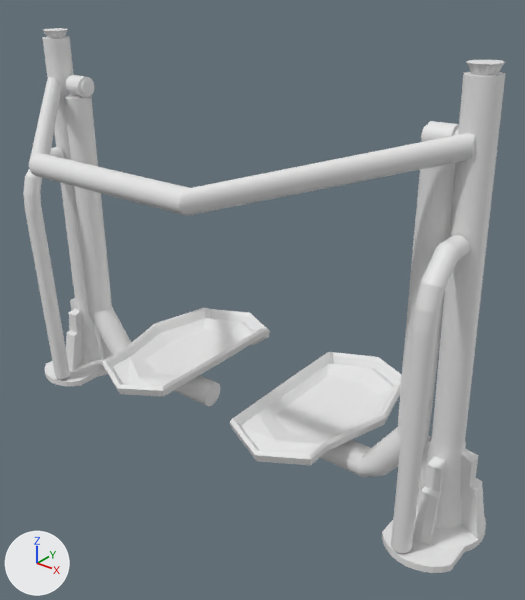
The Blender file Assets/Props/simulador de caminhada.blend as it was, and as the next commit left it.
Rendered twice from a 50 mm camera at (2.55, -0.11, 0.17) aimed at (0.49, 2.46, -1.42). Lighting does not change. The marker at lower left points along +X, +Y and +Z. The picture after the commit comes second. Objects named as collision shapes, trigger or cutter boxes, shadow casters or lower levels of detail are left out.

The first picture shows 'Caminhada_LOD0'.
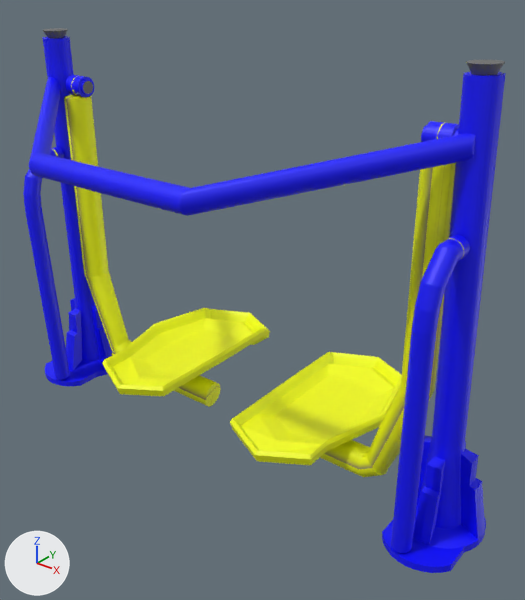
Boxes [x1, y1, x2, y2] around the edits, measured in the pictures (525 x 600 px):
part 1 of me_cylinder, reshaped: before [84, 271, 434, 477]; after [85, 271, 433, 477]
part 2 of me_cylinder, recoloured (darker): [23, 28, 505, 573] in both

Patch to the scene script:
```diff
--- a/Assets/Props/simulador de caminhada.blend.py
+++ b/Assets/Props/simulador de caminhada.blend.py
@@ img_caminhada @@
+img_caminhada = load_image('Caminhada', 'pintura/Caminhada.png', 1024, 1024, 'sRGB')
@@ mat_material @@
+mat_material = principled_material('Material')
+mat_material.texture = img_caminhada
@@ me_cylinder @@
 # used by ob_caminhada_lod0; location = (0.0, 1.843, 0.0); scale = (0.18, 0.18, 0.18)
-me_cylinder.from_pydata(...)  # 3248 vertices, 2930 faces; spans x -6.3..9.8, y -1.0..7.5, z -12.8..-1.1
+me_cylinder.from_pydata(...)  # 3216 vertices, 2838 faces; spans x -6.3..9.8, y -1.0..7.5, z -12.8..-1.1
+# me_cylinder part 1
+# 117 vertices are removed from x -4.7..8.0, y 2.9..3.7, z -11.7..-10.0
+# 196 faces are deleted
+# 23 vertices in x 7.4..8.1, y 2.9..3.7, z -10.3..-10.1 move by (-0.5, 0.0, 0.0)
+# 9 vertices in x 7.3..8.0, y 2.9..3.7, z -10.3..-10.1 move by (-0.4, 0.0, 0.0)
+# 6 vertices move within x -3.6..7.1, y 3.0..3.7, z -11.9..-11.2
+# 62 vertices are added at x -3.6..7.1, y 3.0..3.7, z -11.9..-11.2
+# 7 new vertices lie (-0.5, 0.1, -1.4) away from vertices in x 7.5..8.0, y 2.9..3.0, z -10.3..-10.1
+# 6 new vertices lie (-0.5, -0.1, -1.4) away from vertices in x 7.4..7.9, y 3.6..3.7, z -10.3..-10.1
+# 5 new vertices lie (1.0, 0.0, -2.8) away from vertices in x -4.5..-4.0, y 3.0..3.6, z -9.0..-8.9
+# 5 new vertices lie (-0.6, 0.0, -1.4) away from vertices in x 8.0..8.1, y 3.3..3.6, z -10.3
+# 104 new faces join them
+# me_cylinder part 2: 2734 faces spanning x -6.3..9.8, y -1.0..7.5, z -12.8..-1.1 switch from no material to mat_material (picture img_caminhada)
```
